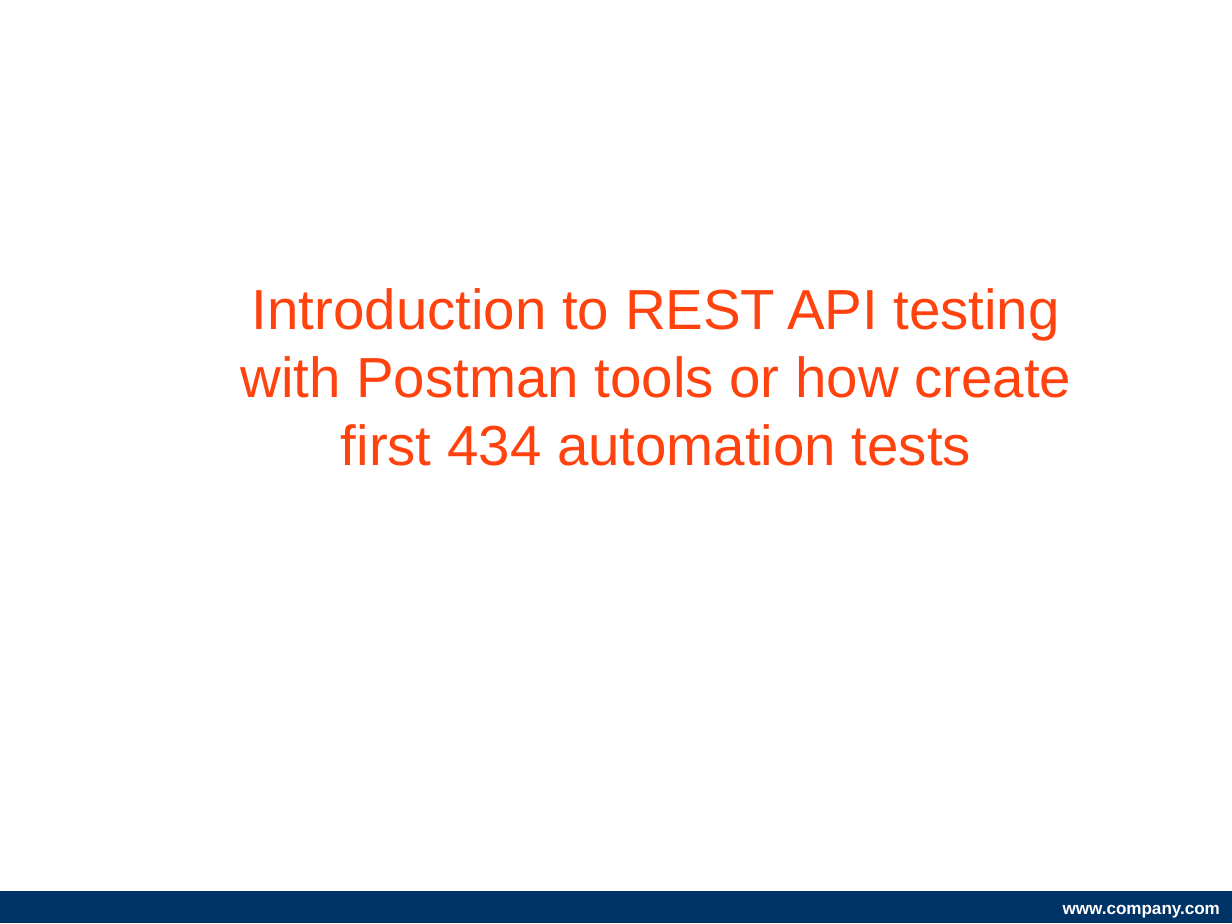
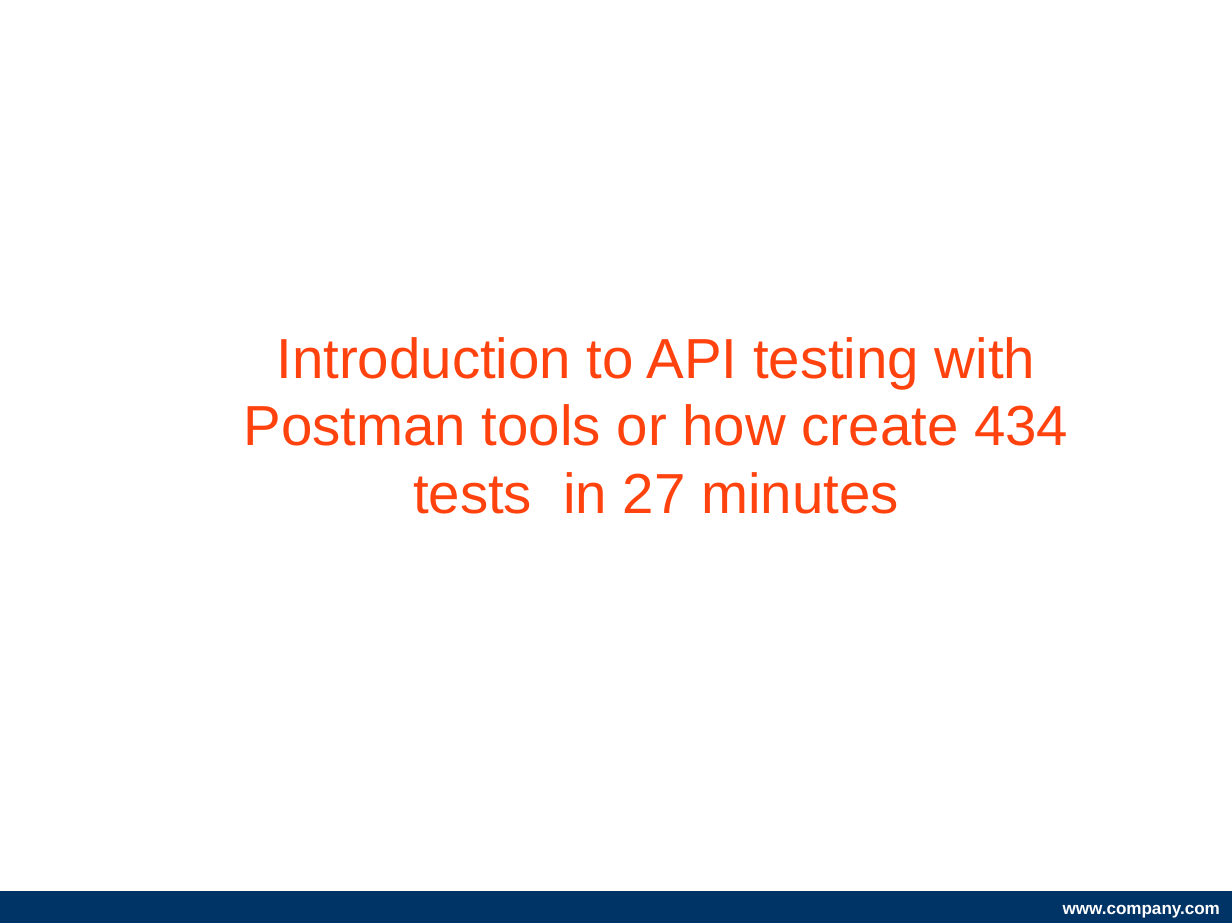
Before and after one commit to AndriiStepura/letslearnapitesting, a slide deck: slide 1 of StartTestingApiWithPostman.odp. Drawn at 1232x924 pixels with LibreOffice and Linux fonts; fonts in the diff are those of the drawing; background and template pictures are left out. Boxes give left, top, right and bottom in pixels: in the first picture for what was removed or moved away, otherwise in the second. Text is boxed around its words. In the diff, an @@ line names an element or a change of style, - is before the commit and + after.

```diff
--- a/StartTestingApiWithPostman.odp
+++ b/StartTestingApiWithPostman.odp
@@ title at (244,337,1068,514): text changed @@
-Introduction to REST API testing with Postman tools or how create first 434 automation tests
+Introduction to API testing with Postman tools or how create 434 tests in 27 minutes
```
Also in this commit, not shown: 4 other slides changed, 1 slide added, 5 slides removed.
